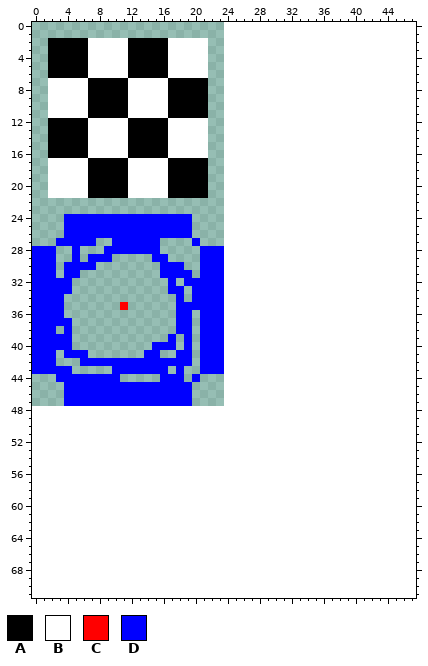
Sprite sheet: tilesets/ts_collision/output_tileset.png. Above: the version before the commit.
The file is 24x48 pixels. The old version is drawn lined up with the new one, on the new canvas.
Palette (. is transparent): A #000000  B #ffffff  C #ff0000  D #0000ff
Pixels before (only the part around the change), first column x 0:
 0 ................................................
 1 ................................................
 2 ..AAAAABBBBBAAAAABBBBB..........................
 3 ..AAAAABBBBBAAAAABBBBB..........................
 4 ..AAAAABBBBBAAAAABBBBB..........................
 5 ..AAAAABBBBBAAAAABBBBB..........................
 6 ..AAAAABBBBBAAAAABBBBB..........................
 7 ..BBBBBAAAAABBBBBAAAAA..........................
 8 ..BBBBBAAAAABBBBBAAAAA..........................
 9 ..BBBBBAAAAABBBBBAAAAA..........................
10 ..BBBBBAAAAABBBBBAAAAA..........................
11 ..BBBBBAAAAABBBBBAAAAA..........................
12 ..AAAAABBBBBAAAAABBBBB..........................
13 ..AAAAABBBBBAAAAABBBBB..........................
14 ..AAAAABBBBBAAAAABBBBB..........................
15 ..AAAAABBBBBAAAAABBBBB..........................
16 ..AAAAABBBBBAAAAABBBBB..........................
17 ..BBBBBAAAAABBBBBAAAAA..........................
18 ..BBBBBAAAAABBBBBAAAAA..........................
19 ..BBBBBAAAAABBBBBAAAAA..........................
20 ..BBBBBAAAAABBBBBAAAAA..........................
21 ..BBBBBAAAAABBBBBAAAAA..........................
22 ................................................
23 ................................................
24 ....DDDDDDDDDDDDDDDD............................
25 ....DDDDDDDDDDDDDDDD............................
26 ....DDDDDDDDDDDDDDDD............................
27 ...DDDDD..DDDDDD....D...........................
28 DDD..D...DDDDDDD.....DDD........................
29 DDD..D.DDD.....DD....DDD........................
30 DDD.DDDD........DDD..DDD........................
31 DDD.DD..........DDDD.DDD........................
32 DDDDD............D.DDDDD........................
33 DDDDD............DD.DDDD........................
34 DDDD..............D.DDDD........................
35 DDDD.......C......DDDDDD........................
36 DDDD..............DD.DDD........................
37 DDDDD.............DD.DDD........................
38 DDD.D.............DD.DDD........................
39 DDDDD............D.D.DDD........................
40 DDDDD..........DDD.D.DDD........................
41 DDD.DDD.......DD..DD.DDD........................
42 DDD...DDDDDDDDDDDDDD.DDD........................
43 DDDDD.....DDDDDDD.D..DDD........................
44 ...DDDDDDDD.....DDD.D...........................
45 ....DDDDDDDDDDDDDDDD............................
46 ....DDDDDDDDDDDDDDDD............................
47 ....DDDDDDDDDDDDDDDD............................
48 ................................................
49 ................................................
50 ................................................
51 ................................................
52 ................................................
53 ................................................
54 ................................................
55 ................................................
56 ................................................
57 ................................................
58 ................................................
59 ................................................
60 ................................................
61 ................................................
62 ................................................
63 ................................................
64 ................................................
65 ................................................
66 ................................................
67 ................................................
68 ................................................
69 ................................................
70 ................................................
71 ................................................
After:
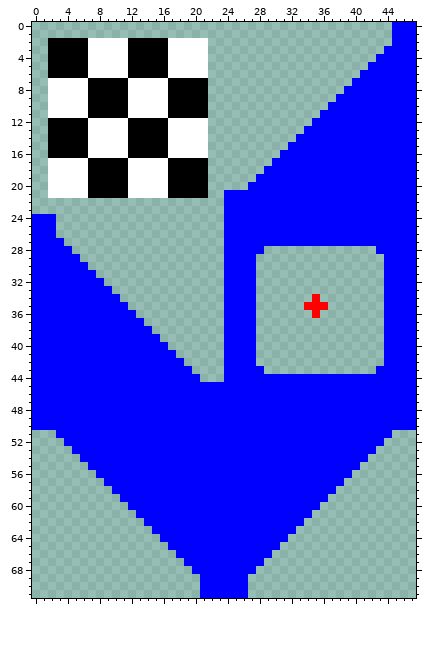
Author's note on the commit: Expanded collision tileset to include slopes
From old to new:
canvas 24x48 -> 48x72
Changed rows in their new state; - is an unchanged pixel.
first column x 0:
 0 ---------------------------------------------DDD
 1 ---------------------------------------------DDD
 2 ---------------------------------------------DDD
 3 --------------------------------------------DDDD
 4 -------------------------------------------DDDDD
 5 ------------------------------------------DDDDDD
 6 -----------------------------------------DDDDDDD
 7 ----------------------------------------DDDDDDDD
 8 ---------------------------------------DDDDDDDDD
 9 --------------------------------------DDDDDDDDDD
10 -------------------------------------DDDDDDDDDDD
11 ------------------------------------DDDDDDDDDDDD
12 -----------------------------------DDDDDDDDDDDDD
13 ----------------------------------DDDDDDDDDDDDDD
14 ---------------------------------DDDDDDDDDDDDDDD
15 --------------------------------DDDDDDDDDDDDDDDD
16 -------------------------------DDDDDDDDDDDDDDDDD
17 ------------------------------DDDDDDDDDDDDDDDDDD
18 -----------------------------DDDDDDDDDDDDDDDDDDD
19 ----------------------------DDDDDDDDDDDDDDDDDDDD
20 ---------------------------DDDDDDDDDDDDDDDDDDDDD
21 ------------------------DDDDDDDDDDDDDDDDDDDDDDDD
22 ------------------------DDDDDDDDDDDDDDDDDDDDDDDD
23 ------------------------DDDDDDDDDDDDDDDDDDDDDDDD
24 DDD-................----DDDDDDDDDDDDDDDDDDDDDDDD
25 DDD-................----DDDDDDDDDDDDDDDDDDDDDDDD
26 DDD-................----DDDDDDDDDDDDDDDDDDDDDDDD
27 DDD-....--......----.---DDDDDDDDDDDDDDDDDDDDDDDD
28 ---DD.---.......-----...DDDDD--------------DDDDD
29 ---DD--...-----..----...DDDD----------------DDDD
30 ---D---.--------...--...DDDD----------------DDDD
31 ---D--DD--------....-...DDDD----------------DDDD
32 -----DDDD--------.-.....DDDD----------------DDDD
33 -----DDDDD-------..-....DDDD----------------DDDD
34 ----DDDDDDD-------.-....DDDD-------C--------DDDD
35 ----DDDDDDDD------......DDDD------CCC-------DDDD
36 ----DDDDDDDDD-----..-...DDDD-------C--------DDDD
37 -----DDDDDDDDD----..-...DDDD----------------DDDD
38 ---D-DDDDDDDDDD---..-...DDDD----------------DDDD
39 -----DDDDDDDDDDD-.-.-...DDDD----------------DDDD
40 -----DDDDDDDDDD--.-.-...DDDD----------------DDDD
41 ---D---DDDDDDD--DD..-...DDDD----------------DDDD
42 ---DDD-------------.-...DDDD----------------DDDD
43 -----DDDDD-------D-D-...DDDDD--------------DDDDD
44 DDD--------DDDDD---D----DDDDDDDDDDDDDDDDDDDDDDDD
45 DDDD----------------DDDDDDDDDDDDDDDDDDDDDDDDDDDD
46 DDDD----------------DDDDDDDDDDDDDDDDDDDDDDDDDDDD
47 DDDD----------------DDDDDDDDDDDDDDDDDDDDDDDDDDDD
48 DDDDDDDDDDDDDDDDDDDDDDDDDDDDDDDDDDDDDDDDDDDDDDDD
49 DDDDDDDDDDDDDDDDDDDDDDDDDDDDDDDDDDDDDDDDDDDDDDDD
50 DDDDDDDDDDDDDDDDDDDDDDDDDDDDDDDDDDDDDDDDDDDDDDDD
51 ---DDDDDDDDDDDDDDDDDDDDDDDDDDDDDDDDDDDDDDDDDD---
52 ----DDDDDDDDDDDDDDDDDDDDDDDDDDDDDDDDDDDDDDDD----
53 -----DDDDDDDDDDDDDDDDDDDDDDDDDDDDDDDDDDDDDD-----
54 ------DDDDDDDDDDDDDDDDDDDDDDDDDDDDDDDDDDDD------
55 -------DDDDDDDDDDDDDDDDDDDDDDDDDDDDDDDDDD-------
56 --------DDDDDDDDDDDDDDDDDDDDDDDDDDDDDDDD--------
57 ---------DDDDDDDDDDDDDDDDDDDDDDDDDDDDDD---------
58 ----------DDDDDDDDDDDDDDDDDDDDDDDDDDDD----------
59 -----------DDDDDDDDDDDDDDDDDDDDDDDDDD-----------
60 ------------DDDDDDDDDDDDDDDDDDDDDDDD------------
61 -------------DDDDDDDDDDDDDDDDDDDDDD-------------
62 --------------DDDDDDDDDDDDDDDDDDDD--------------
63 ---------------DDDDDDDDDDDDDDDDDD---------------
64 ----------------DDDDDDDDDDDDDDDD----------------
65 -----------------DDDDDDDDDDDDDD-----------------
66 ------------------DDDDDDDDDDDD------------------
67 -------------------DDDDDDDDDD-------------------
68 --------------------DDDDDDDD--------------------
69 ---------------------DDDDDD---------------------
70 ---------------------DDDDDD---------------------
71 ---------------------DDDDDD---------------------
Where, in picture pixels (left, top, right, bottom), the same in both pictures:
changed: (32, 22, 416, 598)
